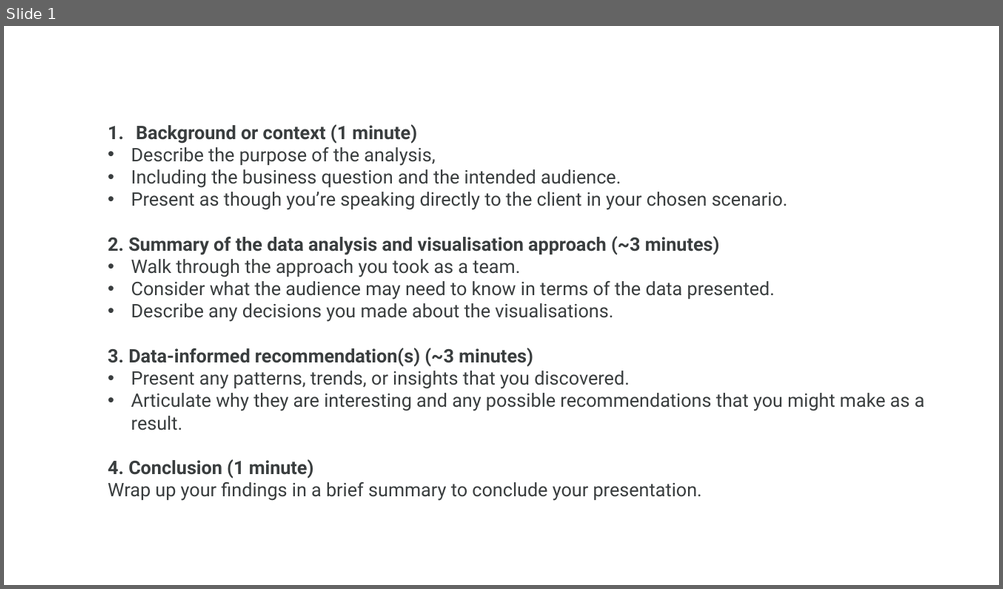
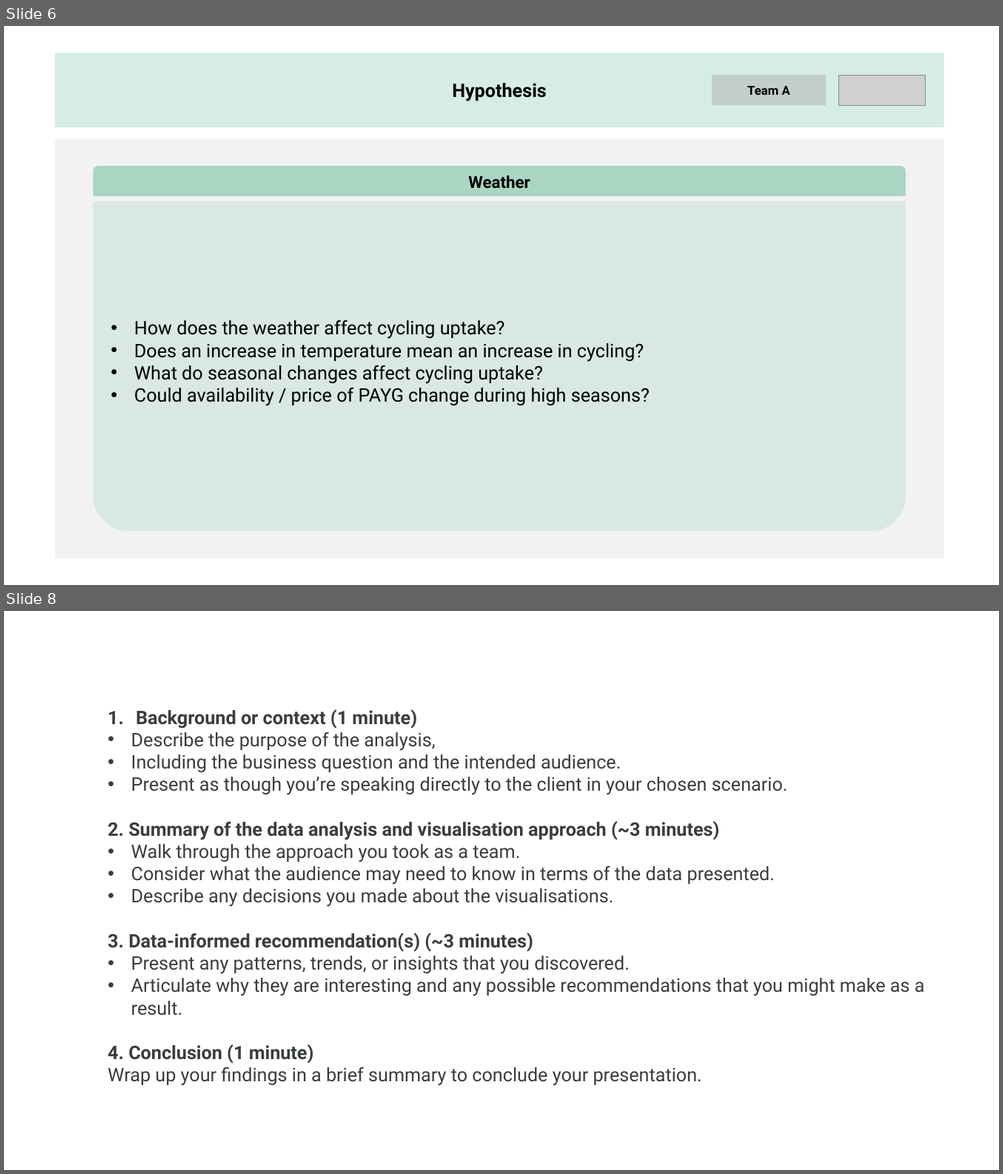
Before and after one commit to SanaFed/CO3_LSE-Employer-Project, a slide deck: Team 10 - Low Fidelity Presentation.pptx. Shown one above the other, each under a label of ours: slide 1 before the commit, slides 6 and 8 after it; the slides between them are not shown. The pictures are 1003x589 and 1003x1174 pixels, drawn with LibreOffice and Linux fonts; fonts in the diff are those of the drawing; grey boxes stand for pictures. Boxes give left, top, right and bottom in pixels: in the first picture for what was removed or moved away, otherwise in the second. Text is boxed around its words. In the diff, an @@ line names an element or a change of style, - is before the commit and + after.

```diff
--- a/Team 10 - Low Fidelity Presentation.pptx
+++ b/Team 10 - Low Fidelity Presentation.pptx
@@ slide 6 added at box(4, 26, 999, 585), background #FFFFFF @@
@@ rectangle added at box(55, 53, 944, 127), fill #009051 at 16% opacity, 18 pt, text #000000, bold @@
+Hypothesis
@@ rounded rectangle added at box(711, 76, 825, 106), fill #A6A6A6 at 41% opacity, 12 pt, text #000000, bold @@
+Team A
@@ picture added at box(839, 76, 925, 106) @@
@@ rectangle added at box(55, 138, 944, 558), fill #F2F2F2 @@
@@ round same rect added at box(93, 167, 905, 197), fill #009051 at 29% opacity, 16 pt, text #000000, bold @@
+Weather
@@ round same rect added at box(93, 201, 905, 531), fill #009051 at 10% opacity, 18 pt, text #000000 @@
+• How does the weather affect cycling uptake?
+• Does an increase in temperature mean an increase in cycling?
+• What do seasonal changes affect cycling uptake?
+• Could availability / price of PAYG change during high seasons?
@@ what was slide 1 is now slide 8 @@
```
Also in this commit, not shown: 7 other slides added, 1 slide removed.
